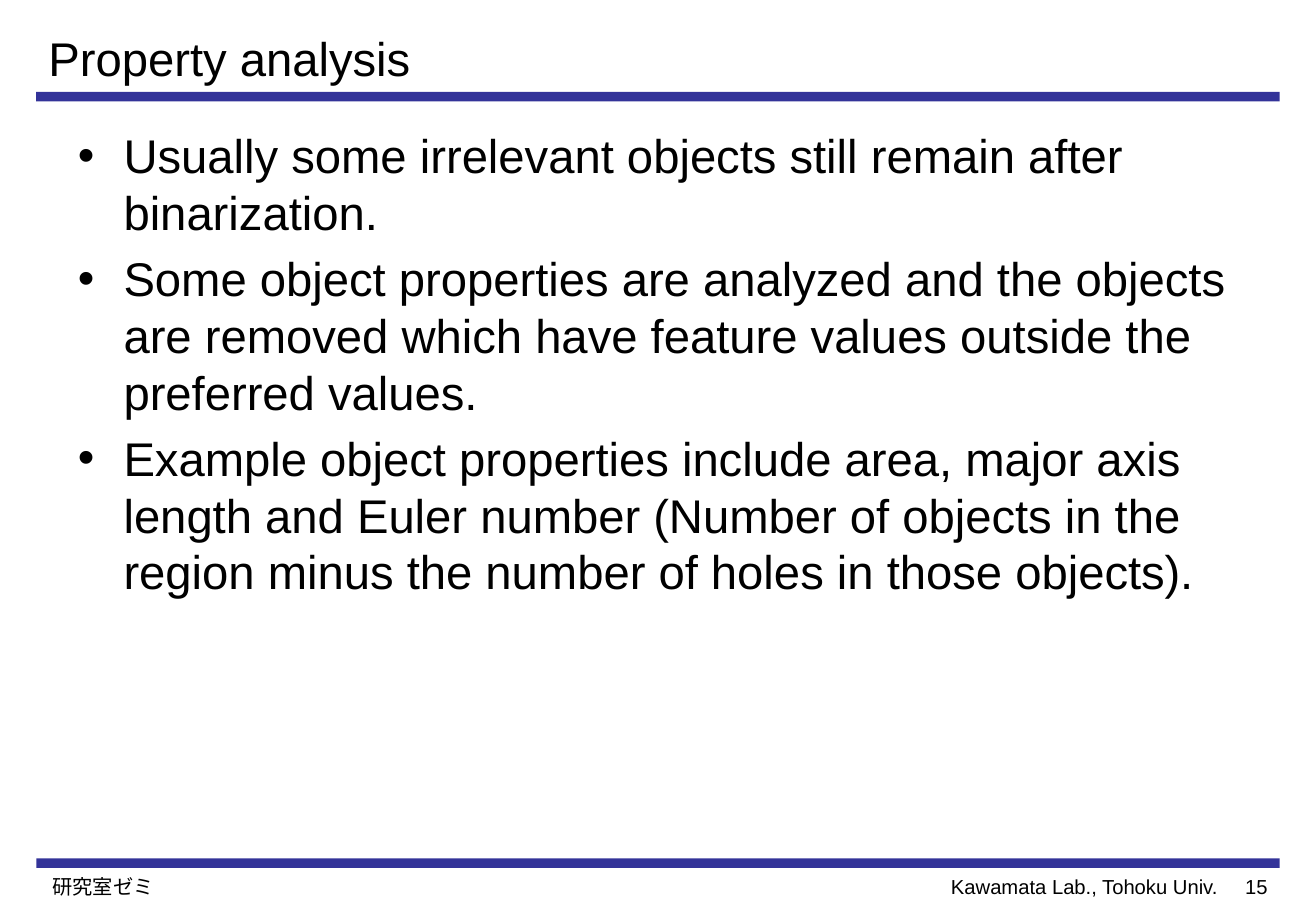
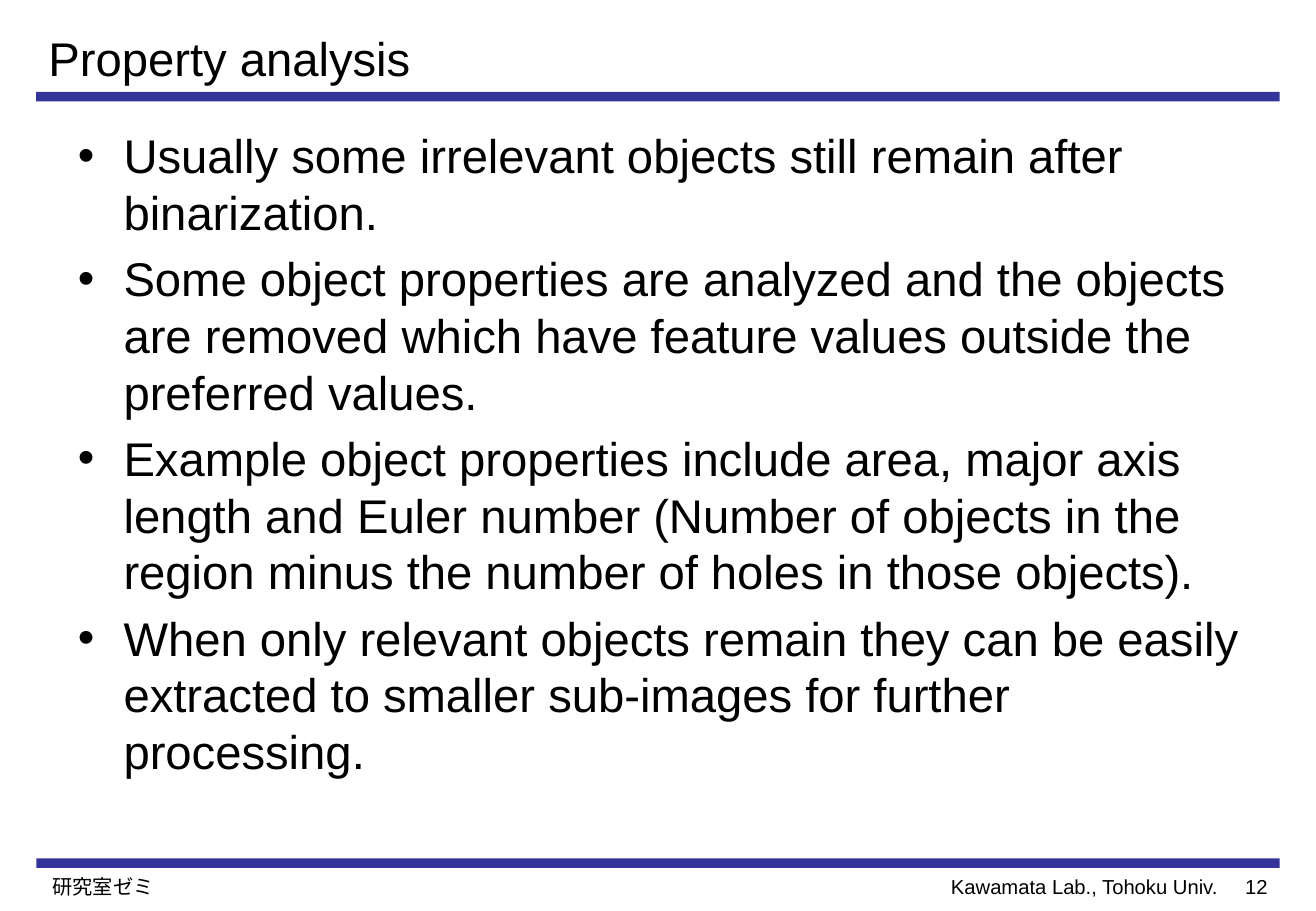
Before and after one commit to Perttu-/Handwriting-recognition, a slide deck: slide 13 of reports & presentations/Preprocessing and Feature Extraction for.pptx (slide 16 before the commit). Drawn at 1316x911 pixels with LibreOffice and Linux fonts; fonts in the diff are those of the drawing. Boxes give left, top, right and bottom in pixels: in the first picture for what was removed or moved away, otherwise in the second. Text is boxed around its words. In the diff, an @@ line names an element or a change of style, - is before the commit and + after.

```diff
--- a/reports & presentations/Preprocessing and Feature Extraction for.pptx
+++ b/reports & presentations/Preprocessing and Feature Extraction for.pptx
@@ text at box(124, 621, 1238, 779): paragraph added @@
+• When only relevant objects remain they can be easily extracted to smaller sub-images for further processing.
@@ page number at box(1245, 880, 1267, 894): text changed @@
-15
+12
```
Also in this commit, not shown: 7 other slides changed, 7 slides removed, 56 other files.
